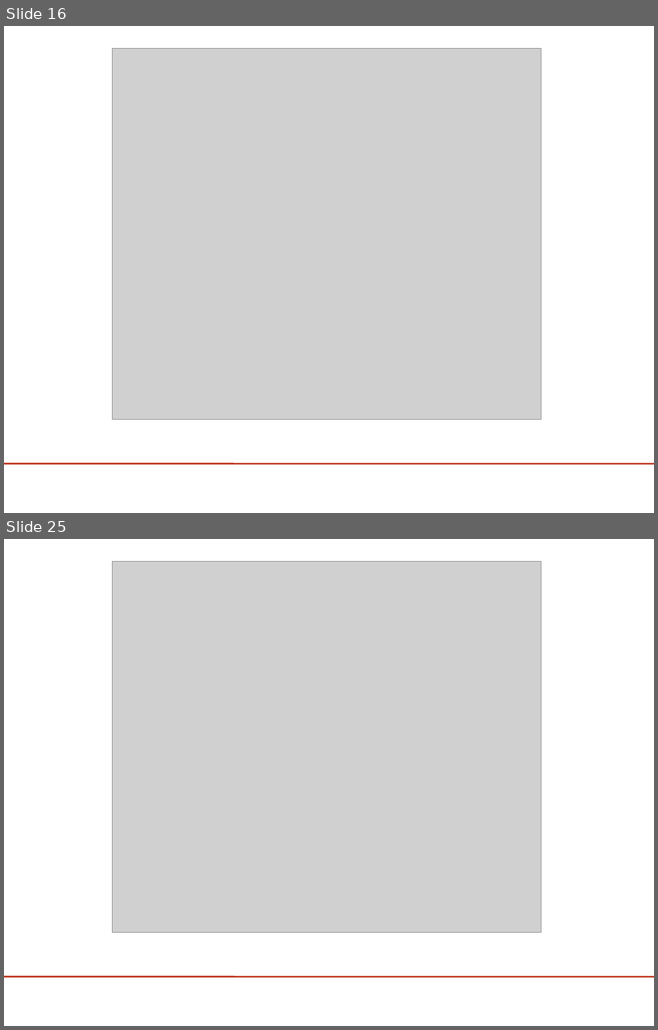
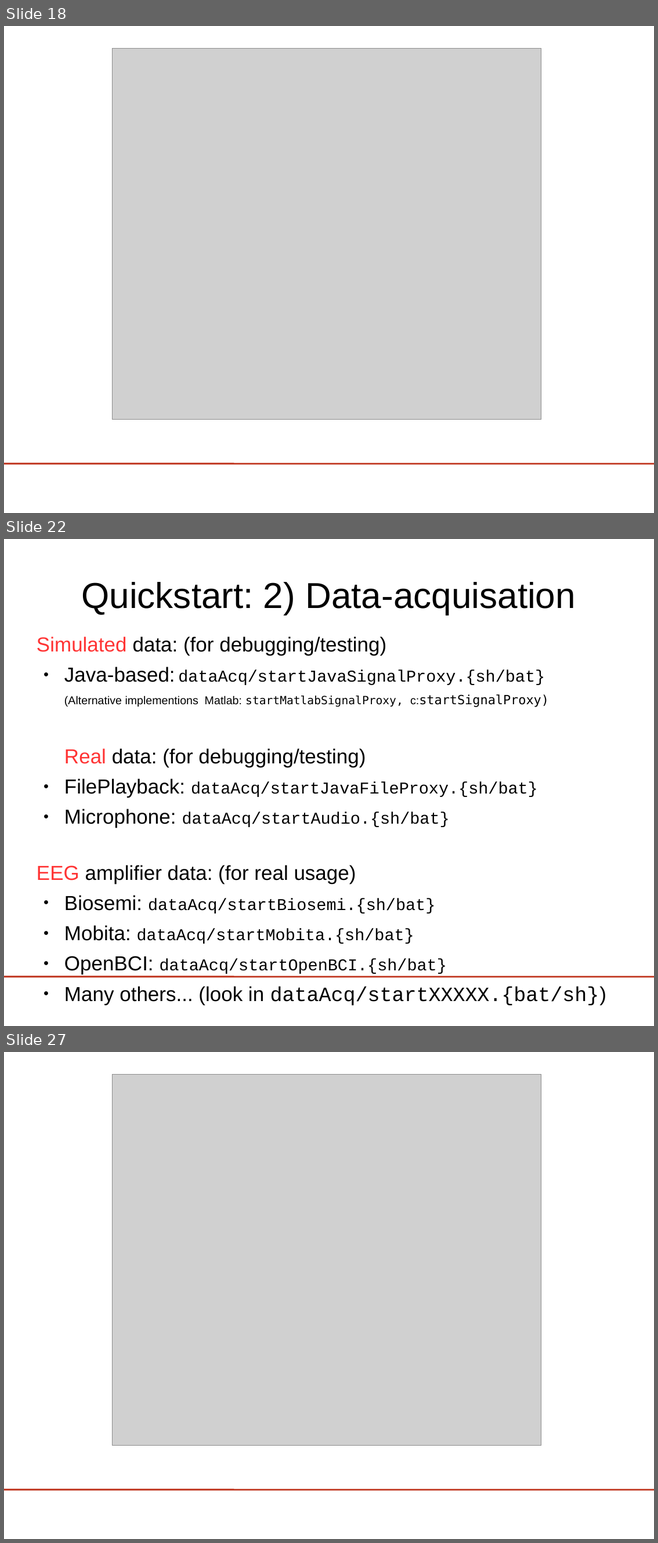
Before and after one commit to phpvdb/buffer_bci, a slide deck: tutorial/lect3-helloworld/HelloWorld_ERPViewer.odp. Shown one above the other, each under a label of ours: slides 16 and 25 before the commit, slides 18, 22 and 27 after it; the slides between them are not shown. The pictures are 658x1030 and 658x1543 pixels, drawn with LibreOffice and Linux fonts; fonts in the diff are those of the drawing; grey boxes stand for pictures; background and template pictures are left out. Boxes give left, top, right and bottom in pixels: in the first picture for what was removed or moved away, otherwise in the second. Text is boxed around its words. In the diff, an @@ line names an element or a change of style, - is before the commit and + after.

Commit message:
java tidy up, tutorial improvements

```diff
--- a/tutorial/lect3-helloworld/HelloWorld_ERPViewer.odp
+++ b/tutorial/lect3-helloworld/HelloWorld_ERPViewer.odp
@@ slide 22 added at (4,539,654,1026), background #FFFFFF; not listed: 1 template element that a slide beside it also shows @@
@@ title added at (81,582,575,614), 44 pt, text #000000 @@
+Quickstart: 2) Data-acquisation
@@ text added at (36,636,607,1006), 24.8 pt, text #000000 @@
+Simulated data: (for debugging/testing)
+● Java-based: dataAcq/startJavaSignalProxy.{sh/bat}
+(Alternative implementions Matlab: startMatlabSignalProxy, c:startSignalProxy)
+Real data: (for debugging/testing)
+● FilePlayback: dataAcq/startJavaFileProxy.{sh/bat}
+● Microphone: dataAcq/startAudio.{sh/bat}
+EEG amplifier data: (for real usage)
+● Biosemi: dataAcq/startBiosemi.{sh/bat}
+● Mobita: dataAcq/startMobita.{sh/bat}
+● OpenBCI: dataAcq/startOpenBCI.{sh/bat}
+● Many others... (look in dataAcq/startXXXXX.{bat/sh})
@@ what was slide 16 is now slide 18 @@
@@ what was slide 25 is now slide 27 @@
```
Also in this commit, not shown: 12 slides changed, 11 other slides added, 1 slide removed, 30 other files.
